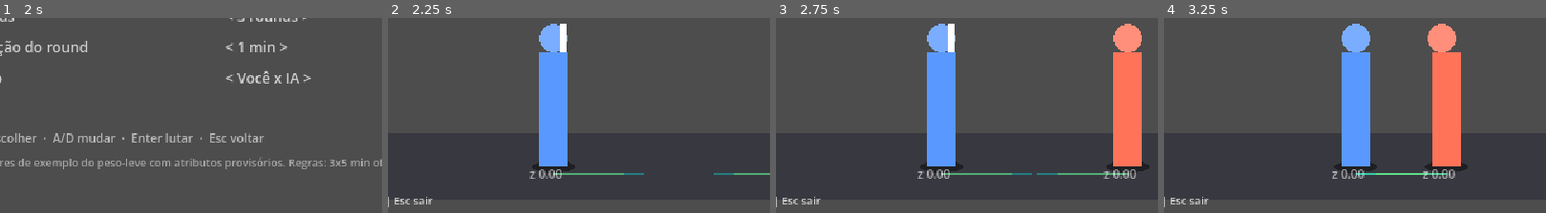
Above: before the commit, frames 1-4 (left to right).
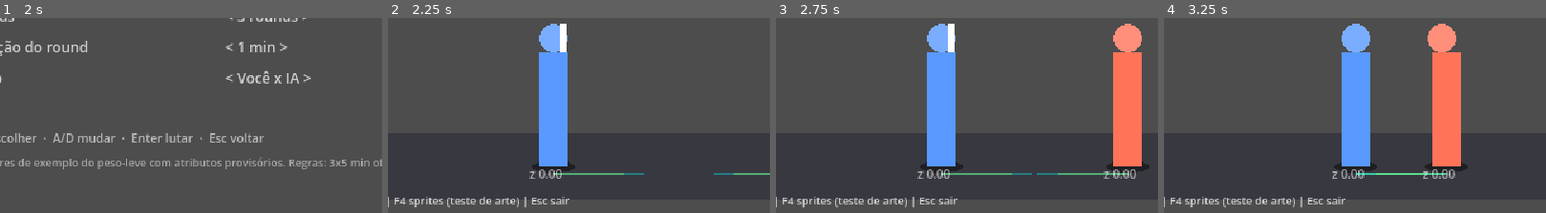
Above: after the commit, the same moments.

Repository: Haikoo1/cage-of-warriors-mma
Game: Godot game, scene res://scenes/main.tscn
Two runs of this game, one before a commit and one after it. Both use one fixed random seed, a clock stepped at 60 frames per second and the inputs below.
Inputs:
- Up to frame 1 (2 s): tap Enter at 0.5 s; hold Right 0.53-1.28 s; hold Shift (guard) 0.53-1.28 s; tap Space (technique) at 1.25 s; hold A (move_back) from 1.28 s (still down); tap L (grapple) at 1.35 s; tap Shift (guard) at 1.55 s
- Up to frame 2 (2.25 s): tap Enter at 2 s; release A (move_back) at 2.03 s; hold Right from 2.03 s (still down); hold Shift (guard) from 2.03 s (still down)
- Up to frame 3 (2.75 s): keep holding Right; keep holding Shift (guard)
- Up to frame 4 (3.25 s): release Right at 2.78 s; release Shift (guard) at 2.78 s; hold D (move_forward) from 2.78 s (still down); tap U (lead_hand) at 2.85 s; tap Shift (guard) at 3.05 s
The pictures show only the part of the screen within x 11-61%, y 50-100%; the shares and areas given below are measured in that part.

Frame 1 is identical in both runs. In frame 2, 0.8% of the frame differs, in the area x 2-48%, y 91-98%; in frame 3, 0.8%; in frame 4, 0.8%.

Commit message:
E-06: spike do pipeline de arte 3D -> pixel (M2)
- tools/art_pipeline/pipeline.py: manequim gerado por script no Blender 5.3, 7 animações com tempos
  lidos dos dados do jogo, render ortográfico toon, quantização de paleta, contorno, spritesheets + JSON
- 50 quadros em 37,9 s (~1 s por animação após compilar shaders)
- SpriteSet no jogo: quadro escolhido pela fase da simulação; F4 alterna greybox/sprites
- Relatório e estimativas em docs/playtest/M2_ARTE.md; 108 testes passando

Diff:
--- /dev/null
+++ b/assets/sprites/fighters/m_medium/m_medium.json
@@ -0,0 +1,42 @@
+{
+  "frame_size": [
+    224,
+    160
+  ],
+  "sim_frames_per_sprite": 4,
+  "anchor": [
+    78,
+    152
+  ],
+  "px_per_m": 75.55555555555556,
+  "animations": {
+    "guard": {
+      "frames": 9,
+      "sim_frames": 32
+    },
+    "walk": {
+      "frames": 7,
+      "sim_frames": 24
+    },
+    "jab": {
+      "frames": 5,
+      "sim_frames": 19
+    },
+    "cross": {
+      "frames": 7,
+      "sim_frames": 26
+    },
+    "low_kick": {
+      "frames": 9,
+      "sim_frames": 35
+    },
+    "double_leg": {
+      "frames": 8,
+      "sim_frames": 28
+    },
+    "hit_head": {
+      "frames": 5,
+      "sim_frames": 16
+    }
+  }
+}
--- a/src/app/combat_controller.gd
+++ b/src/app/combat_controller.gd
@@ -104,6 +104,8 @@
 	match key:
 		KEY_F1:
 			view.debug_overlay = not view.debug_overlay
+		KEY_F4:
+			view.use_sprites = not view.use_sprites
 		KEY_F2:
 			if quick == null:
 				dummy.cycle()
--- a/src/presentation/combat_view/combat_hud.gd
+++ b/src/presentation/combat_view/combat_hud.gd
@@ -58,7 +58,7 @@
 		return
 	if sim.is_finished():
 		_draw_end()
-	var help: String = "WASD mover | U/I mãos  J/K pernas | E curvo  Q corpo | Shift guarda | Espaço+W/S/trás esquiva | L clinch, L+S/W quedas\nF1 depuração | F2 boneco: %s | F3 métricas | R reiniciar | Esc menu" % dummy_mode if training else "F1 depuração | Esc sair"
+	var help: String = "WASD mover | U/I mãos  J/K pernas | E curvo  Q corpo | Shift guarda | Espaço+W/S/trás esquiva | L clinch, L+S/W quedas\nF1 depuração | F2 boneco: %s | F3 métricas | R reiniciar | Esc menu" % dummy_mode if training else "F1 depuração | F4 sprites (teste de arte) | Esc sair"
 	draw_multiline_string(ThemeDB.fallback_font, Vector2(8, 322), help, HORIZONTAL_ALIGNMENT_LEFT, 624, 9, -1, Color(1, 1, 1, 0.75))
 
 
--- a/src/presentation/combat_view/greybox_view.gd
+++ b/src/presentation/combat_view/greybox_view.gd
@@ -11,6 +11,9 @@
 
 var sim: CombatSim
 var debug_overlay: bool = true
+## E-06: F4 alterna entre formas greybox e os sprites do pipeline 3D → pixel (só em pé; solo segue greybox).
+var use_sprites: bool = false
+var sprites: SpriteSet = SpriteSet.load_biotype("res://assets/sprites/fighters/m_medium", "m_medium")
 
 
 func _process(_delta: float) -> void:
@@ -46,6 +49,9 @@
 func _draw_fighter(i: int) -> void:
 	var f: FighterCombatState = sim.fighters[i]
 	var base: Vector2 = to_screen(f.x, f.z)
+	if use_sprites and sprites != null and f.action != FighterCombatState.Action.DOWN and f.action != FighterCombatState.Action.OUT:
+		_draw_sprite(i, f, base)
+		return
 	var color: Color = COLORS[i]
 	draw_set_transform(base)
 	draw_circle(Vector2.ZERO, 3.0, Color(0, 0, 0, 0.0))
@@ -152,3 +158,20 @@
 
 func _label(pos: Vector2, text: String, color: Color) -> void:
 	draw_string(ThemeDB.fallback_font, pos, text, HORIZONTAL_ALIGNMENT_LEFT, -1, 10, color)
+
+
+func _draw_sprite(i: int, f: FighterCombatState, base: Vector2) -> void:
+	_draw_ellipse(base, 18.0, 5.0, Color(0, 0, 0, 0.45))
+	var pick: Array = sprites.pick(f, sim.frame)
+	var tex: Texture2D = sprites.textures[pick[0]]
+	var size: Vector2 = Vector2(sprites.frame_size)
+	var src: Rect2 = Rect2(Vector2(size.x * int(pick[1]), 0), size)
+	# A âncora (pés) cai no ponto do chão; espelha quando o lutador olha para a esquerda.
+	var scale_px: float = PPM / sprites.px_per_m
+	var flip: float = float(f.facing)
+	draw_set_transform(base, 0.0, Vector2(flip * scale_px, scale_px))
+	var tint: Color = Color.WHITE if i == 0 else Color(1.0, 0.8, 0.75)
+	draw_texture_rect_region(tex, Rect2(-sprites.anchor, size), src, tint)
+	draw_set_transform(Vector2.ZERO)
+	if debug_overlay:
+		_draw_debug(f, base)
--- /dev/null
+++ b/src/presentation/combat_view/sprite_set.gd
@@ -0,0 +1,63 @@
+class_name SpriteSet
+extends RefCounted
+## Spritesheets de um biotipo geradas pelo pipeline 3D → pixel (E-06, tools/art_pipeline/pipeline.py).
+## Escolhe animação e quadro a partir do ESTADO da simulação (ART §6.1): a arte acompanha os dados.
+
+var frame_size: Vector2i
+var anchor: Vector2
+var px_per_m: float
+var sim_frames_per_sprite: int = 4
+var textures: Dictionary = {}  # nome -> Texture2D
+var frames: Dictionary = {}  # nome -> quantidade de quadros
+
+
+static func load_biotype(dir: String, biotype: String) -> SpriteSet:
+	var meta_path: String = dir.path_join(biotype + ".json")
+	if not FileAccess.file_exists(meta_path):
+		return null
+	var meta: Dictionary = JSON.parse_string(FileAccess.get_file_as_string(meta_path))
+	var s: SpriteSet = SpriteSet.new()
+	s.frame_size = Vector2i(int(meta["frame_size"][0]), int(meta["frame_size"][1]))
+	s.anchor = Vector2(float(meta["anchor"][0]), float(meta["anchor"][1]))
+	s.px_per_m = float(meta["px_per_m"])
+	s.sim_frames_per_sprite = int(meta["sim_frames_per_sprite"])
+	for anim: String in meta["animations"]:
+		var tex: Texture2D = load(dir.path_join(anim + ".png")) as Texture2D
+		if tex != null:
+			s.textures[anim] = tex
+			s.frames[anim] = int(meta["animations"][anim]["frames"])
+	return s
+
+
+## Animação e quadro para um lutador. `elapsed` = quadros de simulação desde o início da ação.
+func pick(f: FighterCombatState, sim_frame: int) -> Array:
+	var anim: String = "guard"
+	var index: int = (sim_frame / sim_frames_per_sprite) % int(frames.get("guard", 1))
+	if f.is_striking() and f.strike != null and textures.has(String(f.strike.id)):
+		anim = String(f.strike.id)
+		index = _phase_frame(f, anim)
+	elif f.action == FighterCombatState.Action.GRAPPLING and textures.has("double_leg"):
+		anim = "double_leg"
+		index = mini(int(frames[anim]) - 1, (int(frames[anim]) - 1) * (1.0 - float(f.action_frames_left) / 20.0))
+	elif f.action == FighterCombatState.Action.ROCKED or f.action == FighterCombatState.Action.STUNNED:
+		anim = "hit_head"
+		index = 1
+	elif f.moved_this_step and textures.has("walk"):
+		anim = "walk"
+		index = (sim_frame / sim_frames_per_sprite) % int(frames["walk"])
+	return [anim, clampi(index, 0, int(frames.get(anim, 1)) - 1)]
+
+
+## Progresso dentro do golpe: preparação → execução → recuperação mapeados nos quadros da folha.
+func _phase_frame(f: FighterCombatState, anim: String) -> int:
+	var s: StrikeDef = f.strike
+	var total: int = s.total_frames()
+	var done: int
+	match f.action:
+		FighterCombatState.Action.STRIKE_STARTUP:
+			done = s.startup_frames - f.action_frames_left
+		FighterCombatState.Action.STRIKE_ACTIVE:
+			done = s.startup_frames + s.active_frames - f.action_frames_left
+		_:
+			done = total - f.action_frames_left
+	return int(float(clampi(done, 0, total)) / float(total) * (int(frames[anim]) - 1) + 0.5)
--- /dev/null
+++ b/tests/runner/smoke_sprites.gd
@@ -0,0 +1,20 @@
+extends SceneTree
+## Smoke dos sprites da E-06: carrega a folha, roda a cena de treino com sprites ligados e golpes do boneco.
+func _initialize() -> void:
+	var set: SpriteSet = SpriteSet.load_biotype("res://assets/sprites/fighters/m_medium", "m_medium")
+	if set == null or set.textures.size() < 7:
+		print("SMOKE_FAIL sprites não carregaram")
+		quit(1)
+		return
+	var scene: Node = (load("res://scenes/combat/combat_test.tscn") as PackedScene).instantiate()
+	root.add_child(scene)
+	await process_frame
+	(scene.get("view") as GreyboxView).use_sprites = true
+	(scene.get("dummy") as TrainingDummy).mode = TrainingDummy.Mode.JAB
+	var used: Dictionary = {}
+	for i: int in 300:
+		await physics_frame
+		var sim: CombatSim = scene.get("sim")
+		used[set.pick(sim.fighters[1], sim.frame)[0]] = true
+	print("SMOKE_OK animações=%d usadas=%s" % [set.textures.size(), str(used.keys())])
+	quit(0)
--- /dev/null
+++ b/tools/art_pipeline/last_metrics.json
@@ -0,0 +1,34 @@
+{
+  "total_seconds": 37.9,
+  "animations": {
+    "guard": {
+      "sprite_frames": 9,
+      "seconds": 31.84
+    },
+    "walk": {
+      "sprite_frames": 7,
+      "seconds": 0.95
+    },
+    "jab": {
+      "sprite_frames": 5,
+      "seconds": 0.68
+    },
+    "cross": {
+      "sprite_frames": 7,
+      "seconds": 1.01
+    },
+    "low_kick": {
+      "sprite_frames": 9,
+      "seconds": 1.29
+    },
+    "double_leg": {
+      "sprite_frames": 8,
+      "seconds": 1.16
+    },
+    "hit_head": {
+      "sprite_frames": 5,
+      "seconds": 0.71
+    }
+  },
+  "blender": "5.3.0"
+}
Binary file added: assets/sprites/fighters/m_medium/cross.png
Not shown, added: assets/sprites/fighters/m_medium/cross.png.import
Binary file added: assets/sprites/fighters/m_medium/double_leg.png
Not shown, added: assets/sprites/fighters/m_medium/double_leg.png.import
Binary file added: assets/sprites/fighters/m_medium/guard.png
Not shown, added: assets/sprites/fighters/m_medium/guard.png.import
Binary file added: assets/sprites/fighters/m_medium/hit_head.png
Not shown, added: assets/sprites/fighters/m_medium/hit_head.png.import
Binary file added: assets/sprites/fighters/m_medium/jab.png
Not shown, added: assets/sprites/fighters/m_medium/jab.png.import
Binary file added: assets/sprites/fighters/m_medium/low_kick.png
Not shown, added: assets/sprites/fighters/m_medium/low_kick.png.import
(and 7 more such lines)
